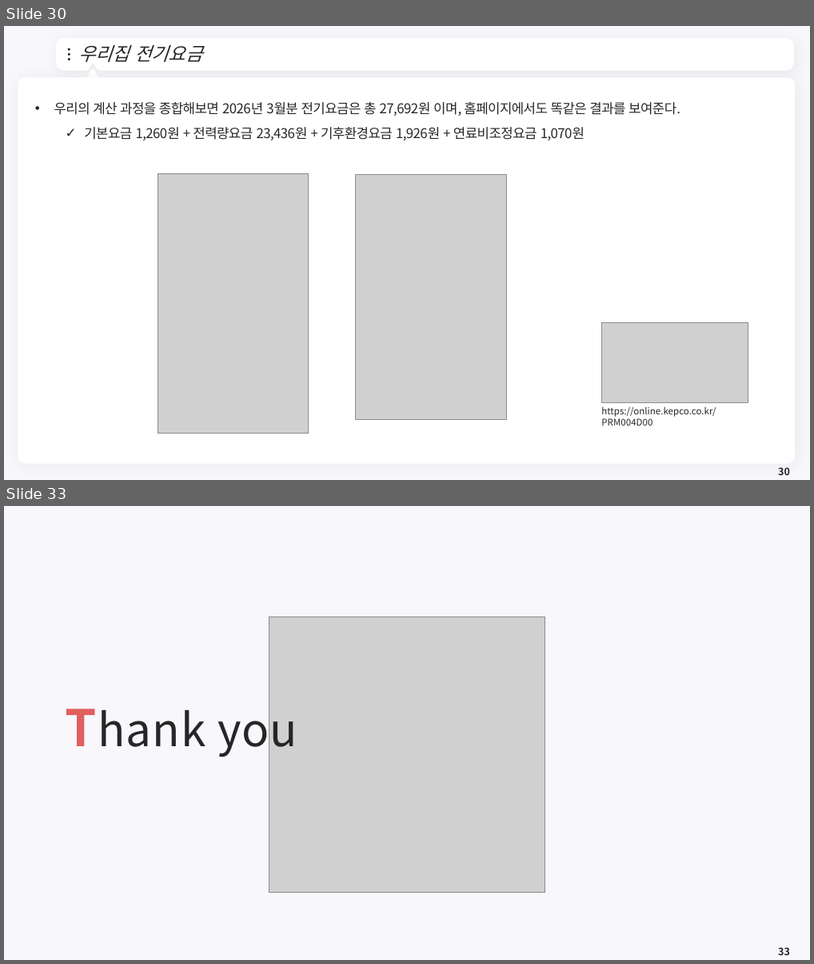
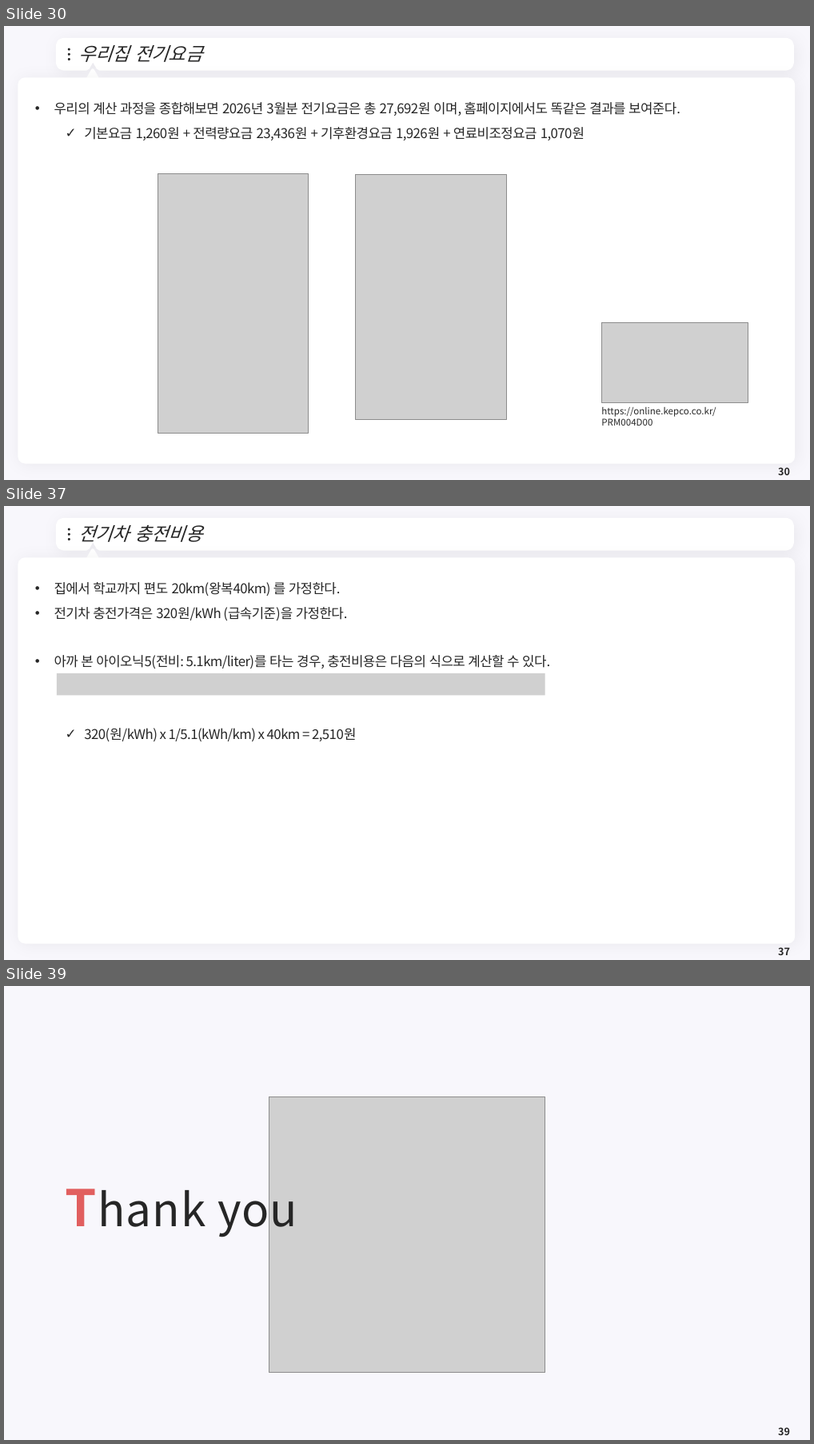
Before and after one commit to meandthey/Teaching, a slide deck: 에너지경제학/자원에너지경제학_Chapter_1.pptx. Shown one above the other, each under a label of ours: slides 30 and 33 before the commit, slides 30, 37 and 39 after it; the slides between them are not shown. The pictures are 814x964 and 814x1444 pixels, drawn with LibreOffice and Linux fonts; fonts in the diff are those of the drawing; grey boxes stand for pictures; background and template pictures are left out. Boxes give left, top, right and bottom in pixels: in the first picture for what was removed or moved away, otherwise in the second. Text is boxed around its words. In the diff, an @@ line names an element or a change of style, - is before the commit and + after.

```diff
--- a/에너지경제학/자원에너지경제학_Chapter_1.pptx
+++ b/에너지경제학/자원에너지경제학_Chapter_1.pptx
@@ slide 37 added at (4,506,810,960), background #F8F7FC; not listed: 7 template elements that a slide beside it also shows @@
@@ title added at (78,525,202,542), 22 pt, text #262626, italic @@
+전기차 충전비용
@@ text added at (54,582,550,741), 16 pt, text #262626 @@
+• 집에서 학교까지 편도 20km(왕복40km) 를 가정한다.
+• 전기차 충전가격은 320원/kWh (급속기준)을 가정한다.
+• 아까 본 아이오닉5(전비: 5.1km/liter)를 타는 경우, 충전비용은 다음의 식으로 계산할 수 있다.
+  ✓ 320(원/kWh) x 1/5.1(kWh/km) x 40km = 2,510원
@@ picture added at (57,673,546,696) @@
@@ page number added at (778,947,790,955), 12 pt, text #262626, bold @@
+37
@@ what was slide 33 is now slide 39 @@
@@ page number at (778,1427,790,1435): text changed @@
-33
+39
```
Also in this commit, not shown: 1 slide changed, 6 other slides added, 1 slide removed, 1 other file.
